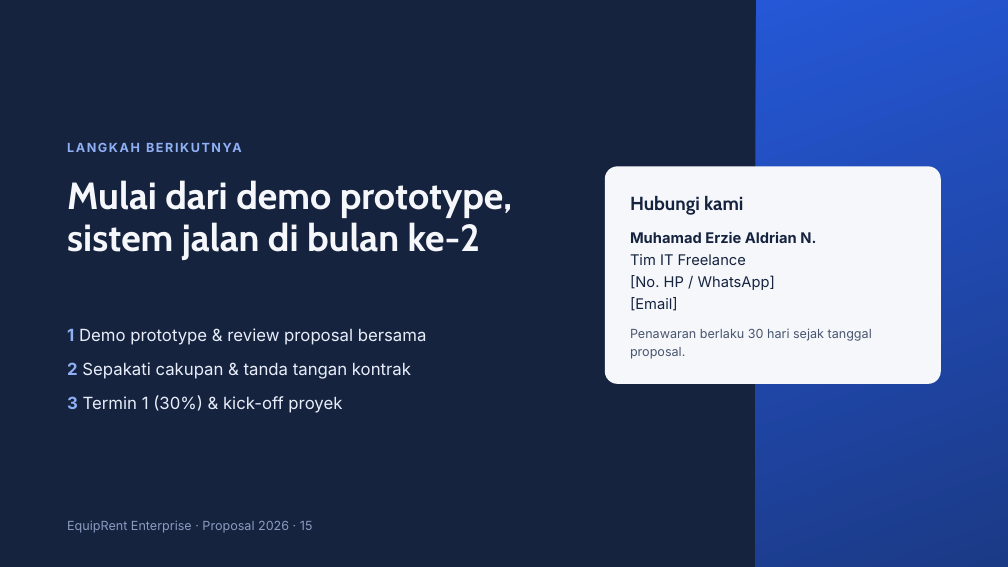
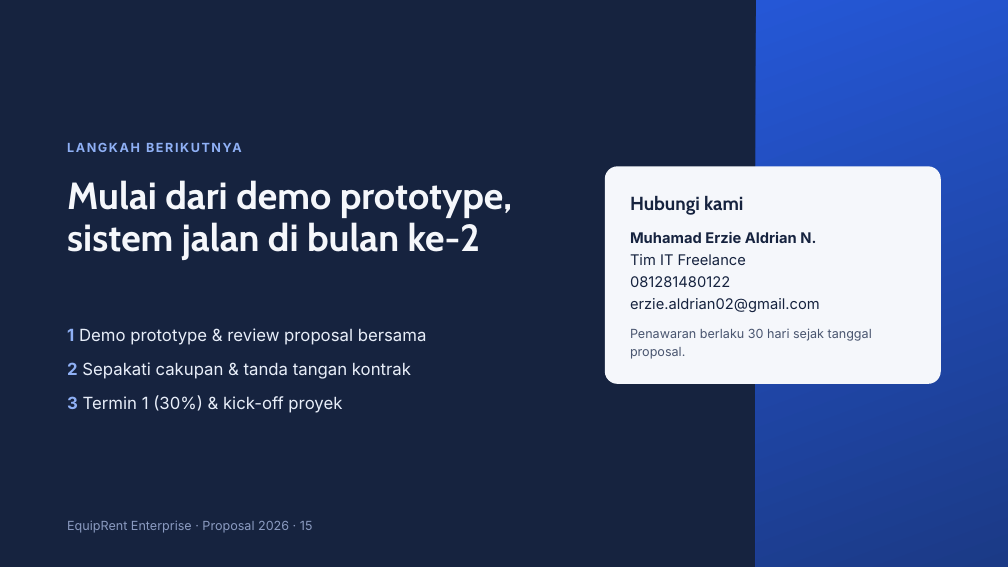
Before and after one commit to erziealdrian02/tkn-rent-revamp, a slide deck: slide 15 of equiprent-enterprise/excel/Proposal EquipRent Enterprise.pptx. Drawn at 1008x567 pixels with LibreOffice and Linux fonts; fonts in the diff are those of the drawing. Boxes give left, top, right and bottom in pixels: in the first picture for what was removed or moved away, otherwise in the second. Text is boxed around its words. In the diff, an @@ line names an element or a change of style, - is before the commit and + after.

```diff
--- a/equiprent-enterprise/excel/Proposal EquipRent Enterprise.pptx
+++ b/equiprent-enterprise/excel/Proposal EquipRent Enterprise.pptx
@@ text at (x1=630, y1=276, x2=820, y2=312): text changed @@
-[No. HP / WhatsApp]
-[Email]
+081281480122
+erzie.aldrian02@gmail.com
```
Also in this commit, not shown: 8 other slides changed, 1 other file.
